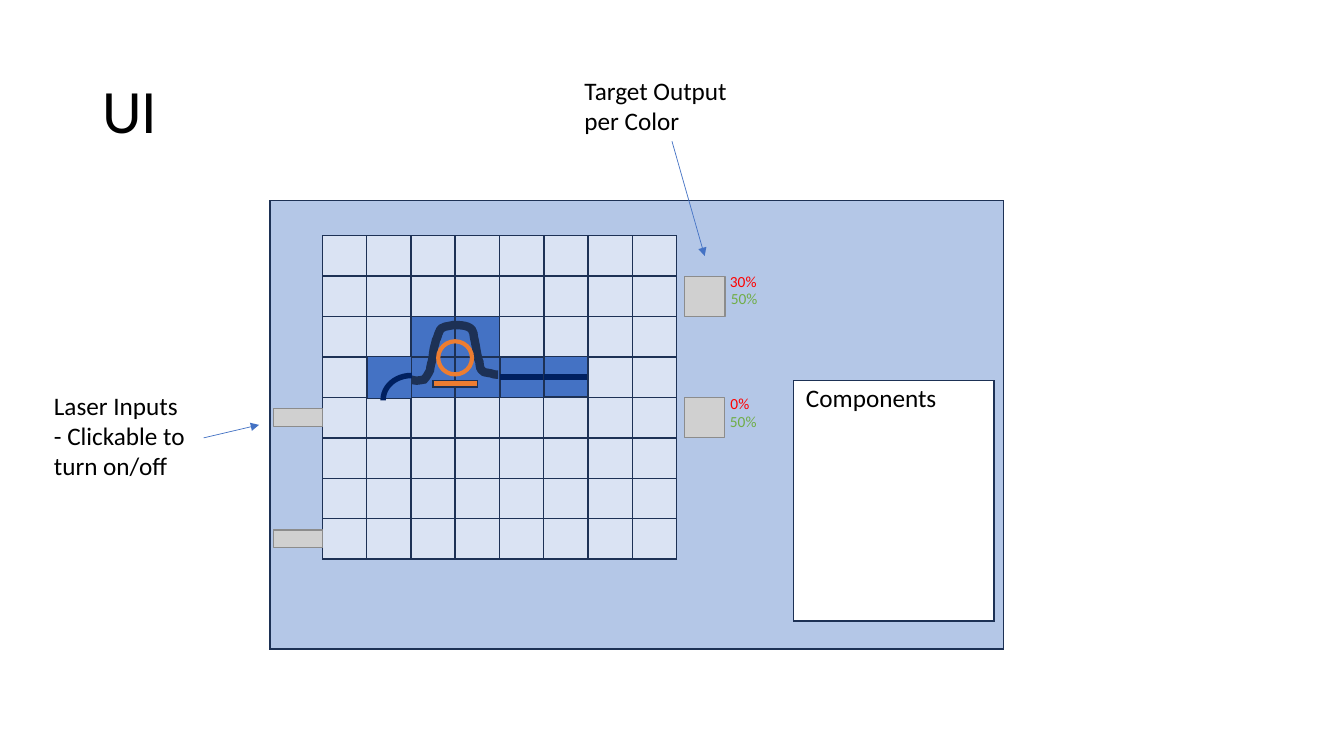
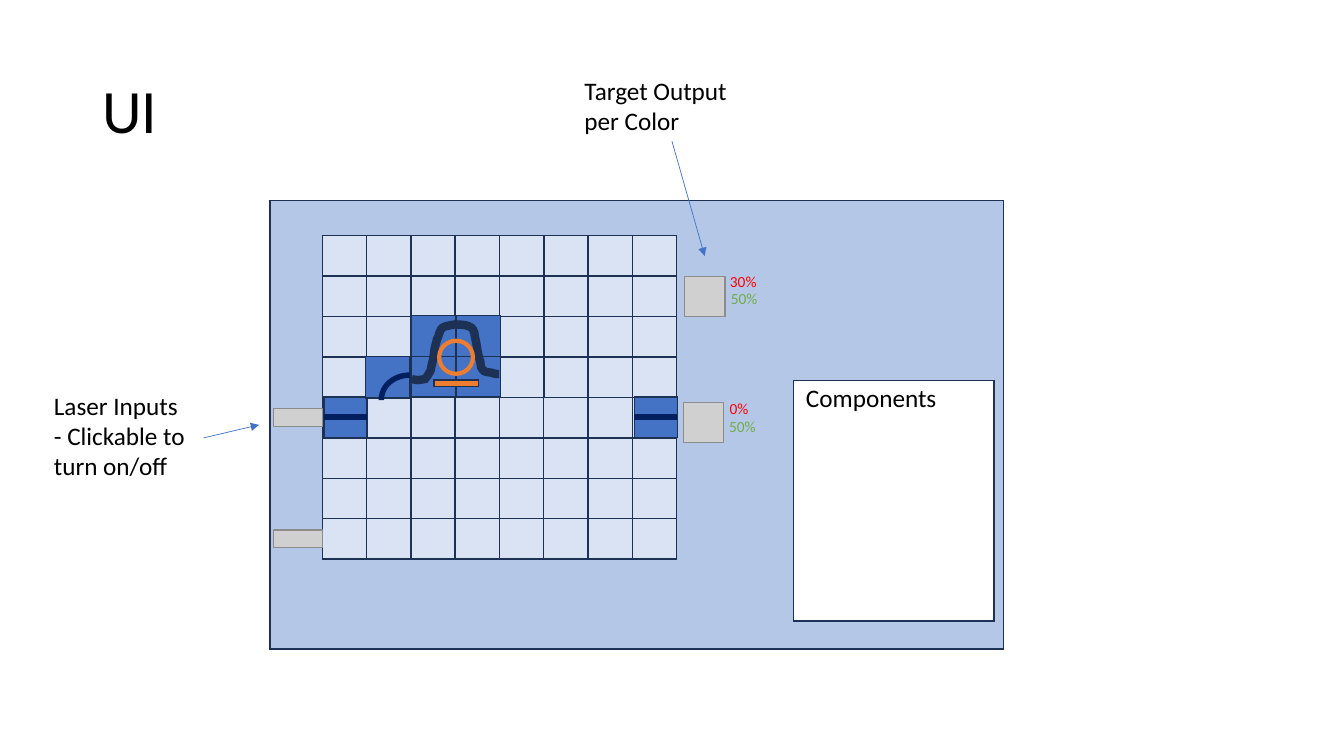
Before and after one commit to Akhetonics/Connect-A-PIC, a slide deck: slide 12 of Design.pptx. Drawn at 1344x756 pixels with LibreOffice and Linux fonts; fonts in the diff are those of the drawing; grey boxes stand for pictures. Boxes give left, top, right and bottom in pixels: in the first picture for what was removed or moved away, otherwise in the second. Text is boxed around its words. In the diff, an @@ line names an element or a change of style, - is before the commit and + after.

```diff
--- a/Design.pptx
+++ b/Design.pptx
@@ freeform shape at bbox=[412, 325, 500, 380]: outline redrawn @@
@@ rectangle added at bbox=[411, 357, 456, 397], fill #DAE3F3, outline #1E3256 1 pt @@
@@ rectangle added at bbox=[456, 357, 500, 397], fill #DAE3F3, outline #1E3256 1 pt @@
@@ rectangle: place and size @@
-rectangle at bbox=[544, 357, 588, 397]
+rectangle at bbox=[324, 397, 367, 438]
@@ line moved from (544, 377) - (588, 377) to (324, 417) - (367, 417) @@
@@ rectangle: place and size @@
-rectangle at bbox=[500, 357, 543, 397]
+rectangle at bbox=[634, 397, 678, 438]
@@ line moved from (500, 377) - (543, 377) to (634, 417) - (678, 417) @@
@@ 2 texts, 1 picture: place and size @@
-2 texts, 1 picture at bbox=[685, 397, 757, 438]
+2 texts, 1 picture at bbox=[684, 402, 756, 443]
```
Also in this commit, not shown: 1 other slide changed, 1 other file.
